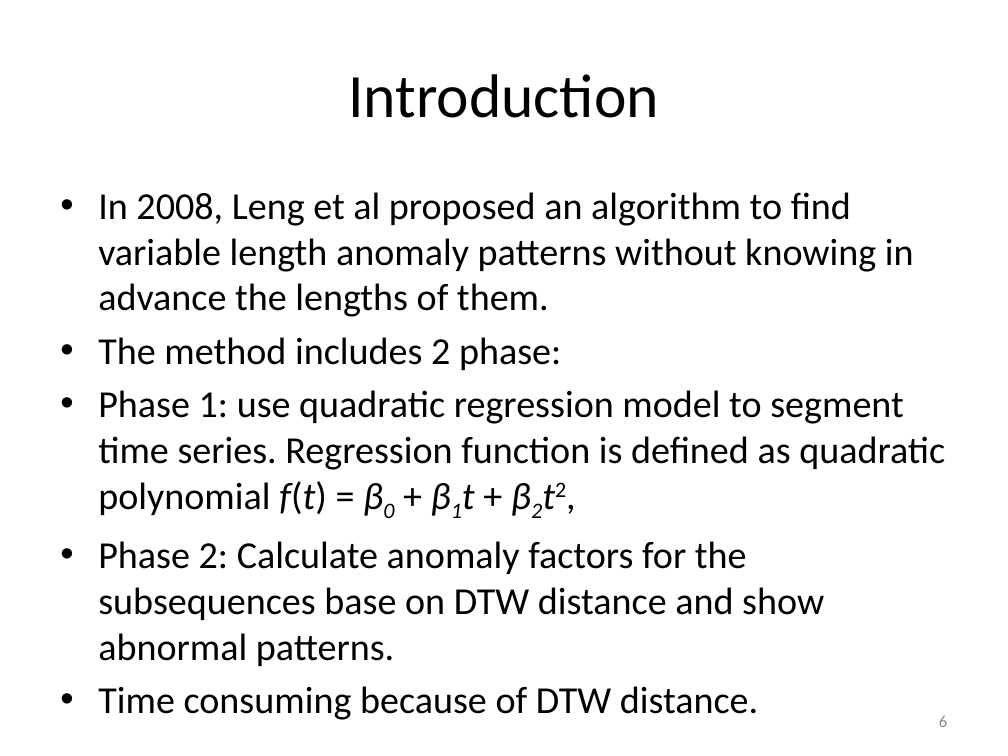
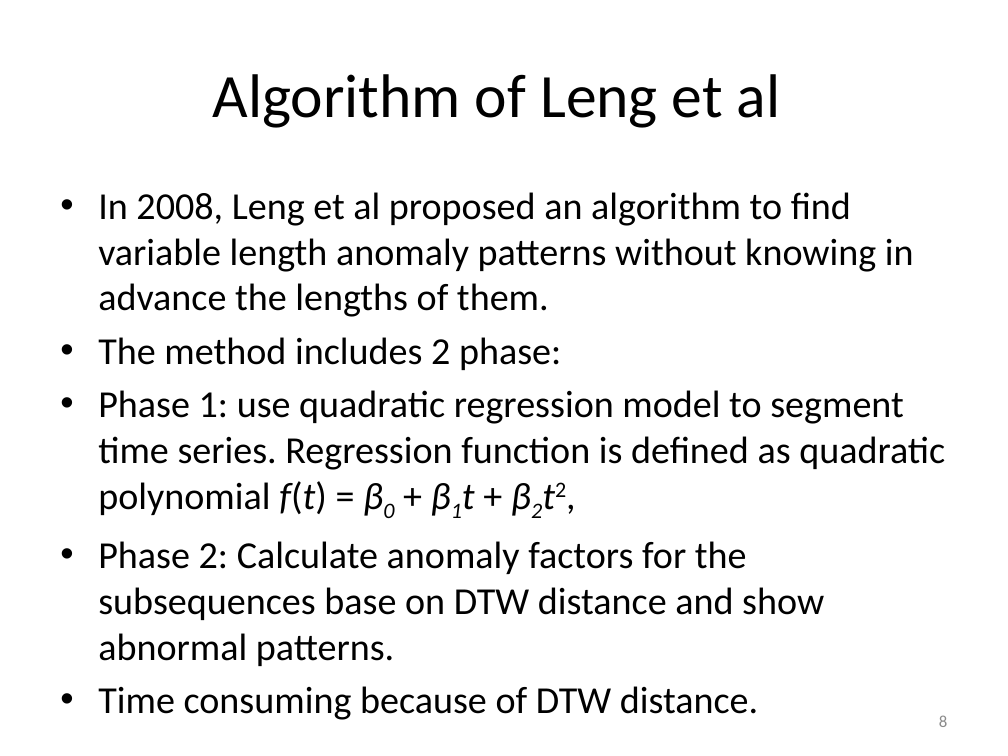
Before and after one commit to vyngo/caohoc-project-name, a slide deck: slide 8 of Report/pre.pptx (slide 6 before the commit). Drawn at 1008x756 pixels with LibreOffice and Linux fonts; fonts in the diff are those of the drawing. Boxes give left, top, right and bottom in pixels: in the first picture for what was removed or moved away, otherwise in the second. Text is boxed around its words. In the diff, an @@ line names an element or a change of style, - is before the commit and + after.

```diff
--- a/Report/pre.pptx
+++ b/Report/pre.pptx
@@ title at (213,74,781,128): text changed @@
-Introduction
+Algorithm of Leng et al
@@ page number at (939,715,947,727): text changed @@
-6
+8
```
Also in this commit, not shown: 6 other slides changed, 6 slides added, 1 slide removed, 1 other file.
